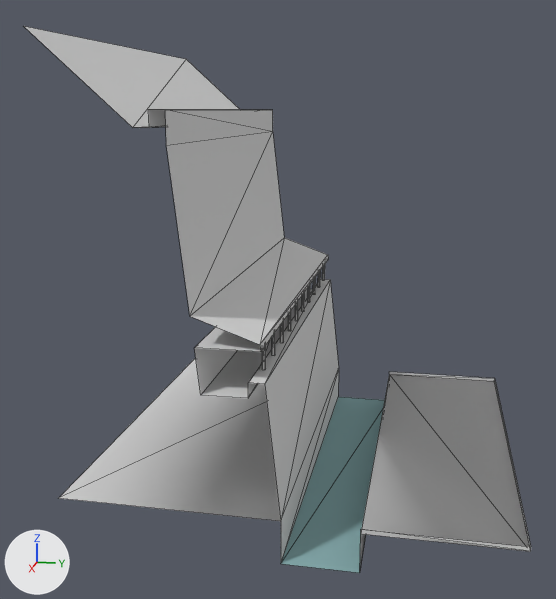
The OBJ model assets/stl_export/wwcc.obj, before and after one commit.
The view is the same before and after, from a 50 mm lens placed at (57.8, 8.4, 25.0), pointed at (1.2, -2.9, 10.8). Lighting does not change. The marker at lower left points along +X, +Y and +Z. The older version comes first. Mesh edges are drawn as thin lines. Where no turn or scale is listed for an object, it has been applied to the vertices. Vertices at exactly the same position are counted once.

Objects in the first picture: 'wwcc'.
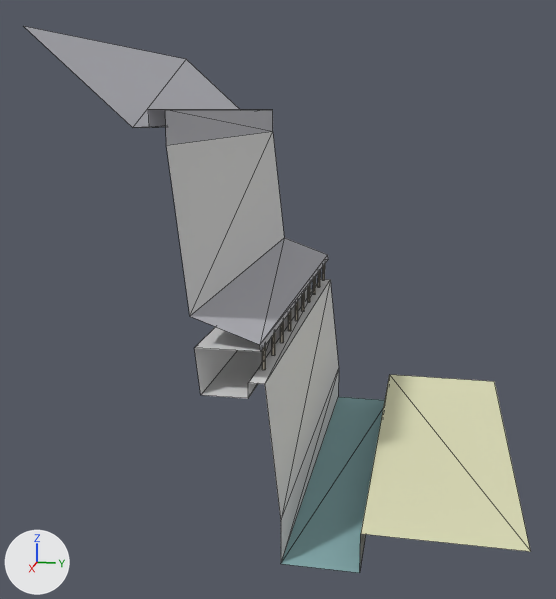
Location of each change, (x1, y1, x2, y2) in pixels of the pictures (556 x 599 px):
part 1 of me_wwcc, deleted
    before: (59, 359, 531, 552)
part 2 of me_wwcc, recoloured (light grey to grey)
    both: (24, 26, 328, 351)
part 3 of me_wwcc, recoloured
    both: (262, 265, 325, 370)
part 4 of me_wwcc, recoloured (light grey to beige)
    both: (361, 375, 530, 547)

The change in detail:
Material 'castleRoof' (mat_castleroof) is new.
Its base color is (0.471, 0.471, 0.51) (grey #b7b7bd).
Its roughness is 1.0.
Material 'straw' (mat_straw) is new.
Its base color is (0.569, 0.514, 0.42) (light grey #c7bead).
Its roughness is 1.0.
Material 'w' (mat_w) is new.
Its base color is (0.757, 0.757, 0.502) (beige #e2e2bc).
Its roughness is 1.0.
me_wwcc is used by ob_wwcc; location (0.0, 0.0, 0.0).
Verts and faces of me_wwcc; kept vertices keep their numbers, new ones are numbered from 124.
Before the commit, vertices of me_wwcc: 28 (15.0, 0.0, 0.0) at pixel (280, 521), 29 (-15.0, 0.0, 0.0) at pixel (338, 368), 110 (15.0, -15.0, 0.0) at pixel (58, 498), 111 (-15.0, -15.0, 0.0) at pixel (194, 359), 114 (-15.0, 5.0, -0.3) at pixel (389, 374).
Before the commit, vertices of me_wwcc: 117 (15.0, 5.0, -0.3) at pixel (360, 533), 118 (15.0, 15.0, -0.3) at pixel (530, 551), 119 (-15.0, 15.0, -0.3) at pixel (494, 381), 120 (-15.0, 15.0, 0.0) at pixel (494, 378), 121 (-15.0, 5.0, 0.0) at pixel (389, 371).
Before the commit, vertices of me_wwcc: 122 (15.0, 5.0, 0.0) at pixel (360, 529), 123 (15.0, 15.0, 0.0) at pixel (530, 546).
me_wwcc had 124 vertices, 164 faces and spanned x -15.0..15.0, y -15.0..15.0, z -3.0..29.6.
me_wwcc now has 118 vertices, 156 faces and spans x -15.0..15.0, y -15.0..15.0, z -3.0..29.6.
Part 1, on me_wwcc:
Vertices deleted: 110, 111, 120 to 123 (with the faces that use them).
me_wwcc part 2: 14 faces spanning x -15.0..15.0, y -15.0..-1.2, z 11.0..29.6 switch from mat_default (light grey #dadada) to mat_castleroof (grey #b7b7bd).
me_wwcc part 3: 120 faces spanning x -14.7..12.5, y -1.7..-1.5, z 9.0..11.0 switch from mat_default (light grey #dadada) to mat_straw (light grey #c7bead).
me_wwcc part 4: 2 faces spanning x -15.0..15.0, y 5.0..15.0, z -0.3 switch from mat_default (light grey #dadada) to mat_w (beige #e2e2bc).
